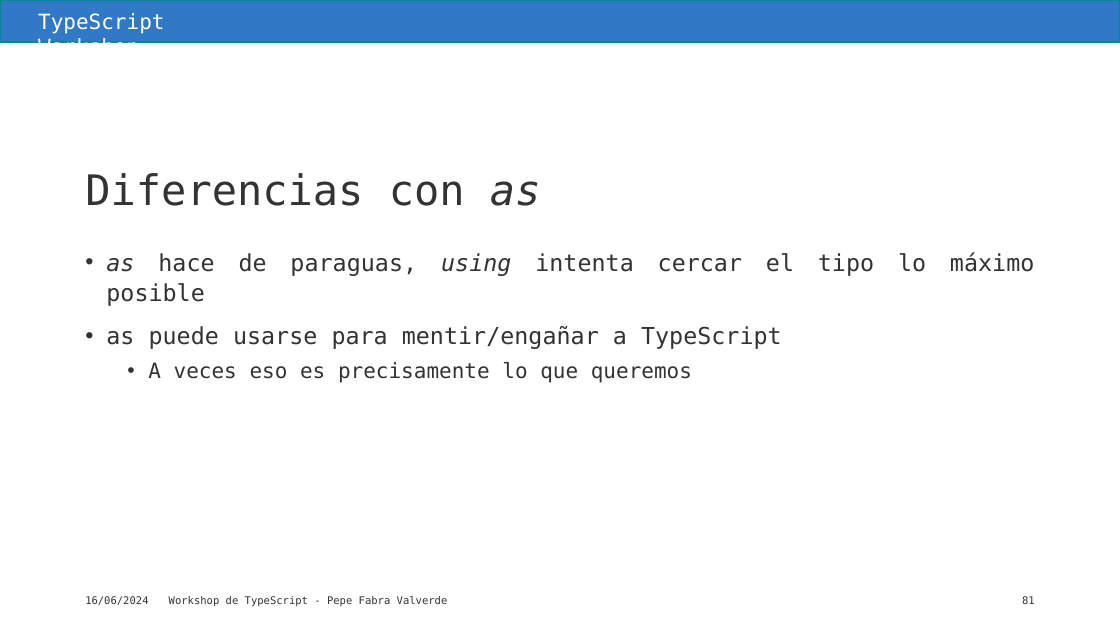
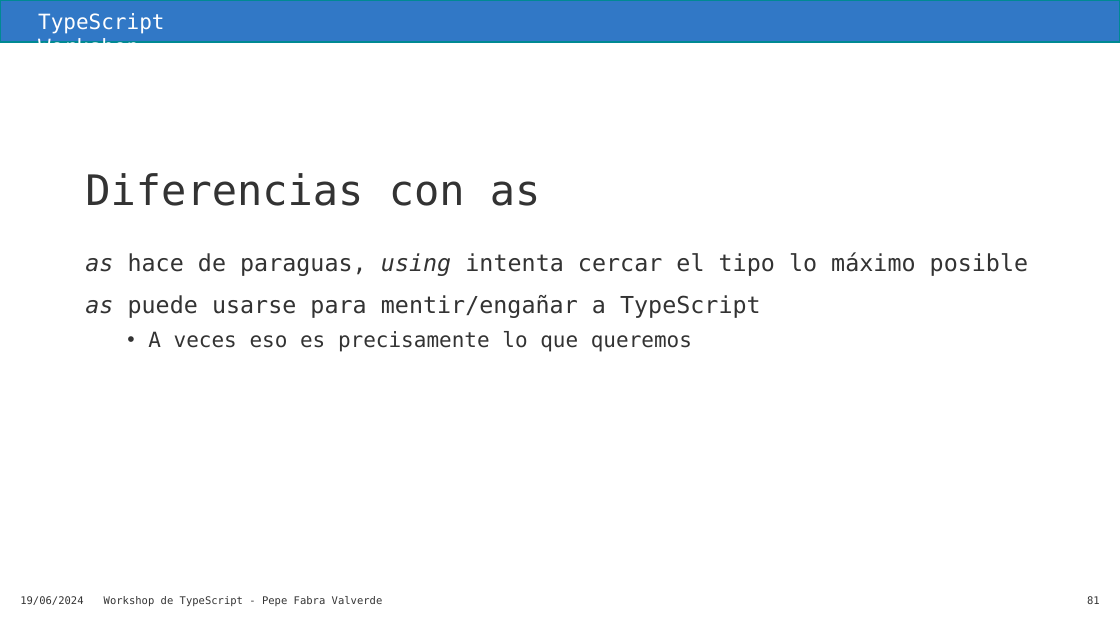
Before and after one commit to jofaval/talks-about, a slide deck: slide 81 of workshops/typescript/typescript-workshop.es.pptx. Drawn at 1120x630 pixels with LibreOffice and Linux fonts; fonts in the diff are those of the drawing; background and template pictures are left out. Boxes give left, top, right and bottom in pixels: in the first picture for what was removed or moved away, otherwise in the second. Text is boxed around its words. In the diff, an @@ line names an element or a change of style, - is before the commit and + after.

```diff
--- a/workshops/typescript/typescript-workshop.es.pptx
+++ b/workshops/typescript/typescript-workshop.es.pptx
@@ title "Diferencias con as" at <box>85,173,541,206</box>: italic off in "as" @@
@@ text "as hace de paraguas, using ..." at <box>85,252,1028,352</box>: italic on in "as"; alignment justified to left; bullet • to none @@
@@ text at <box>20,596,83,605</box>: text changed @@
-16/06/2024
+19/06/2024
@@ text "Workshop de TypeScript - Pepe ...": place and size @@
-text "Workshop de TypeScript - Pepe ..." at <box>169,596,448,606</box>
+text "Workshop de TypeScript - Pepe ..." at <box>104,596,383,606</box>
@@ page number: place and size @@
-page number at <box>1022,596,1035,604</box>
+page number at <box>1087,596,1100,604</box>
```
Also in this commit, not shown: 188 other slides changed, 4 slides added, 2 other files.
